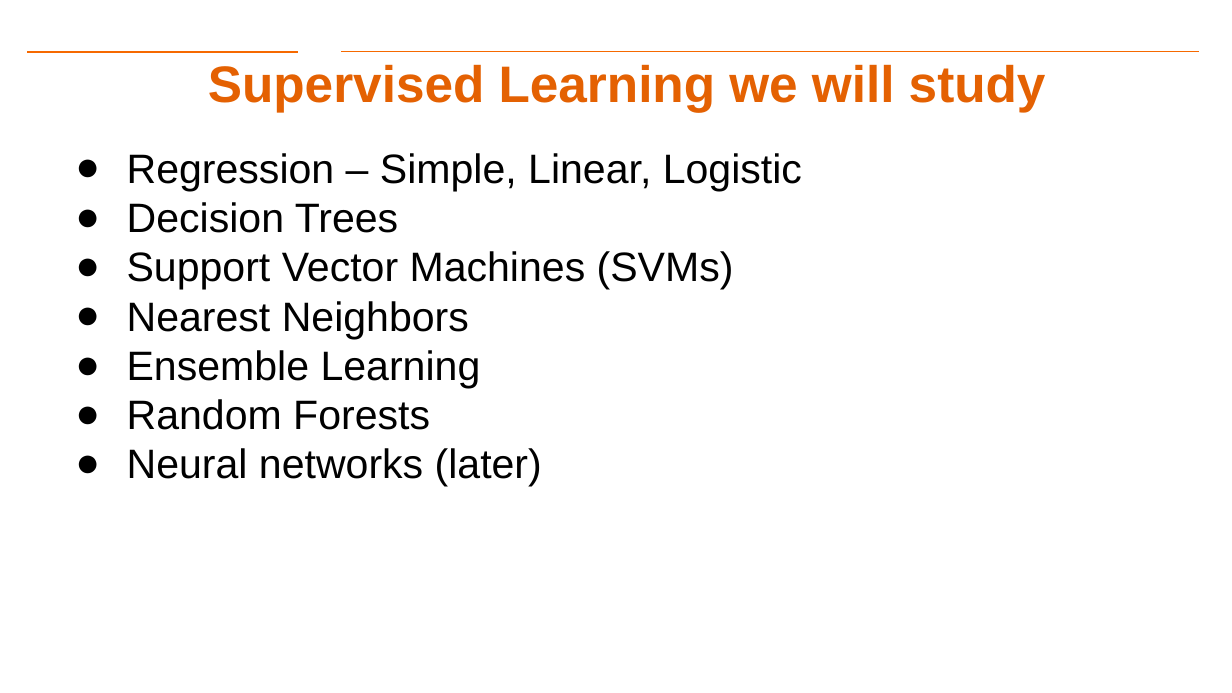
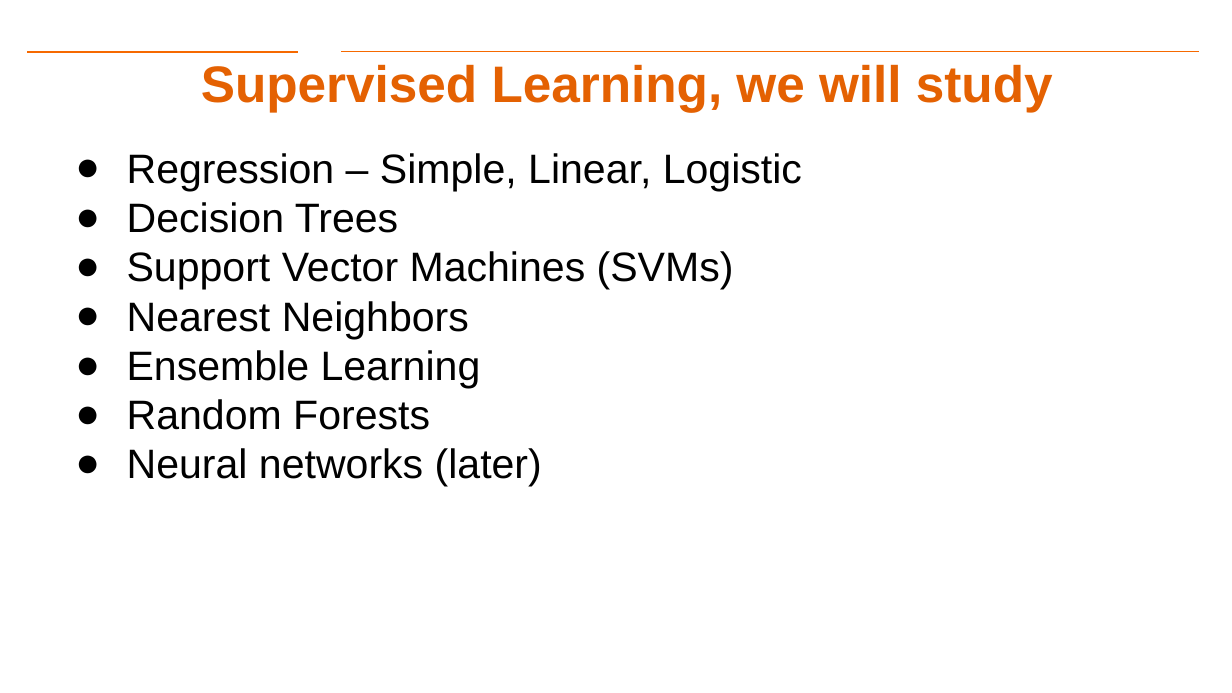
Before and after one commit to aiforsec/RIT-DSCI-633-FDS, a slide deck: slide 7 of Syllabus/Lecture02/Lec02.pptx. Drawn at 1232x693 pixels with LibreOffice and Linux fonts; fonts in the diff are those of the drawing; background and template pictures are left out. Boxes give left, top, right and bottom in pixels: in the first picture for what was removed or moved away, otherwise in the second. Text is boxed around its words. In the diff, an @@ line names an element or a change of style, - is before the commit and + after.

```diff
--- a/Syllabus/Lecture02/Lec02.pptx
+++ b/Syllabus/Lecture02/Lec02.pptx
@@ title at (201,64,1053,112): text changed @@
-Supervised Learning we will study
+Supervised Learning, we will study
```
Also in this commit, not shown: 14 other slides changed, 7 slides added, 1 slide removed, 3 other files.
